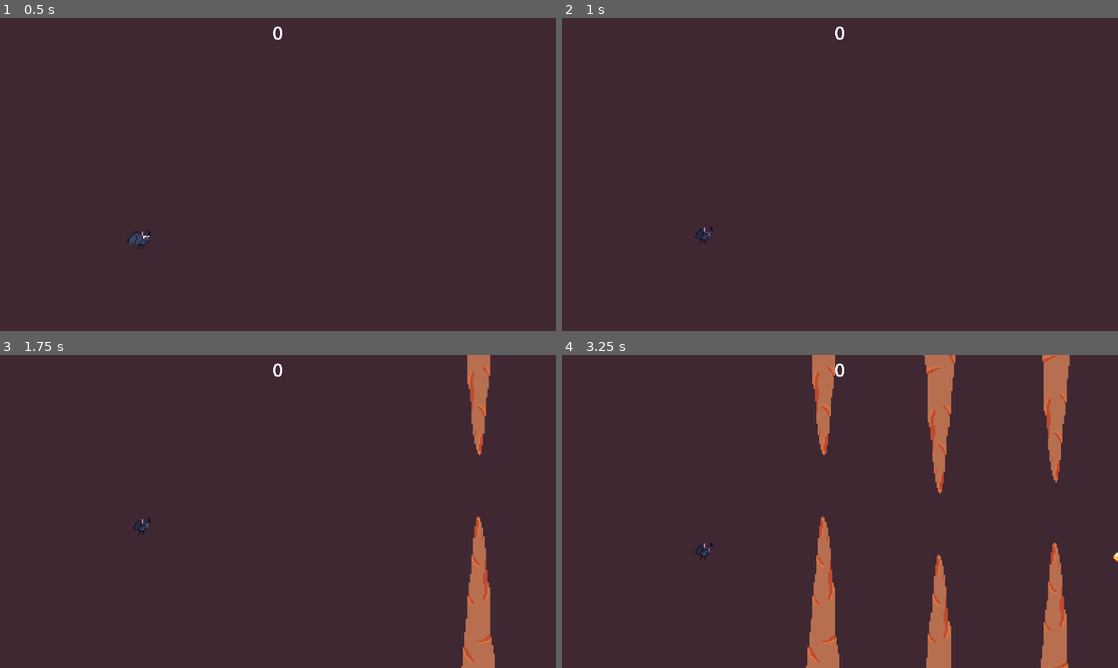
Above: before the commit, frames 1-4 (two rows, left to right).
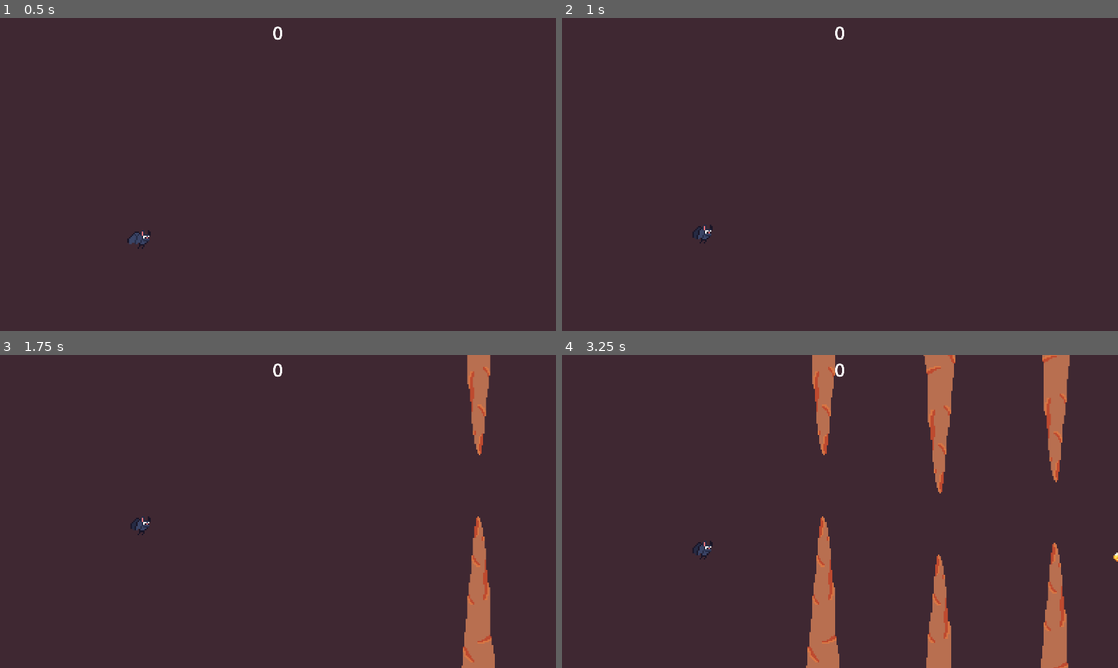
Above: after the commit, the same moments.

Repository: kirjahri/flappy-bat
Game: Godot game, scene res://scenes/main.tscn
The game is run twice, just before and just after one commit, with the same random seed, the same clock (stepped at 60 frames per second) and the same inputs.
Inputs (mouse positions are in pixels of both pictures, inside the frame that each line leads up to):
- Up to frame 1 (0.5 s): no input
- Up to frame 2 (1 s): move the mouse to (962, 158) at 0.52 s; click (962, 158) at 0.6 s; click (962, 158) at 0.77 s
- Up to frame 3 (1.75 s): click (400, 495) at 1.07 s; move the mouse to (166, 527) at 1.27 s; right-click (166, 527) at 1.35 s; click (166, 527) at 1.52 s; click (166, 527) at 1.55 s
- Up to frame 4 (3.25 s): click (728, 527) at 1.82 s; move the mouse to (895, 442) at 2.02 s; click (895, 442) at 2.1 s; move the mouse to (812, 574) at 2.77 s; right-click (812, 574) at 2.85 s; click (812, 574) at 3.02 s; click (812, 574) at 3.05 s

Frame 1 is identical in both runs. In frame 2, less than 0.1% of the frame differs, in the area x 23-28%, y 66-71%; in frame 3, less than 0.1%; in frame 4, less than 0.1%.

Commit message:
fix(player): remove first frame of `flap` sprite animation

Diff:
--- a/scenes/player.tscn
+++ b/scenes/player.tscn
@@ -12,10 +12,6 @@
 
 [sub_resource type="AtlasTexture" id="AtlasTexture_smehm"]
 atlas = ExtResource("3_tuyoq")
-region = Rect2(0, 0, 16, 16)
-
-[sub_resource type="AtlasTexture" id="AtlasTexture_ur7pv"]
-atlas = ExtResource("2_qhqgy")
 region = Rect2(0, 0, 16, 16)
 
 [sub_resource type="AtlasTexture" id="AtlasTexture_y4r1p"]
@@ -53,9 +49,6 @@
 "speed": 5.0
 }, {
 "frames": [{
-"duration": 1.0,
-"texture": SubResource("AtlasTexture_ur7pv")
-}, {
 "duration": 1.0,
 "texture": SubResource("AtlasTexture_y4r1p")
 }, {
@@ -123,9 +116,10 @@
 
 [node name="AnimatedSprite2D" type="AnimatedSprite2D" parent="."]
 sprite_frames = SubResource("SpriteFrames_qlg0r")
-animation = &"idle"
+animation = &"flap"
 autoplay = "idle"
-frame_progress = 0.572454
+frame = 2
+frame_progress = 1.0
 
 [node name="CollisionPolygon2D" type="CollisionPolygon2D" parent="."]
 polygon = PackedVector2Array(7, -3, 3, -3, 0, -5, -3, -5, -7, -1, -8, 2, -7, 4, 0, 4, 0, 6, 4, 6, 4, 4, 7, 2)
Not shown: 1 places in scenes/player.tscn that only renumber resources
